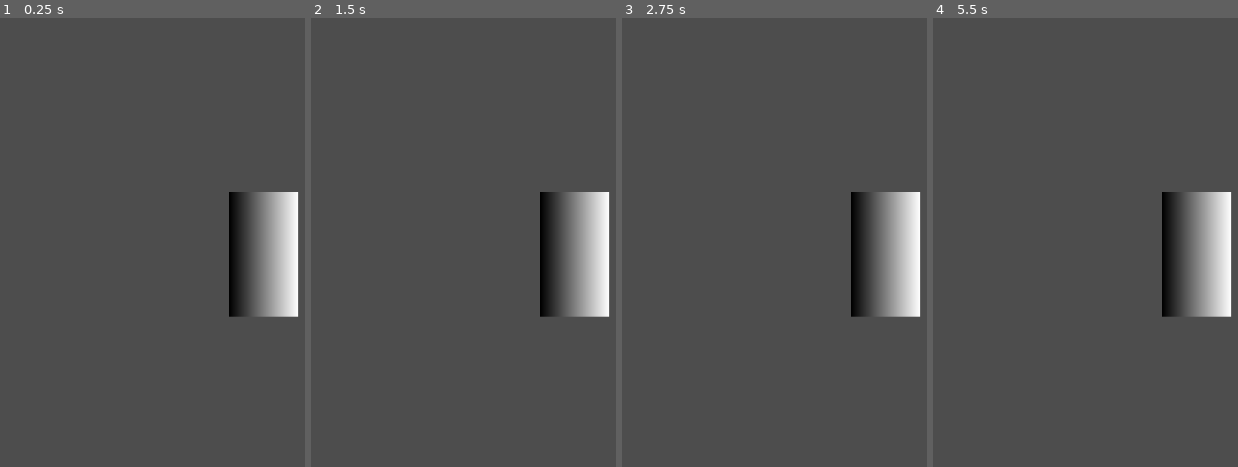
Above: before the commit, frames 1-4 (left to right).
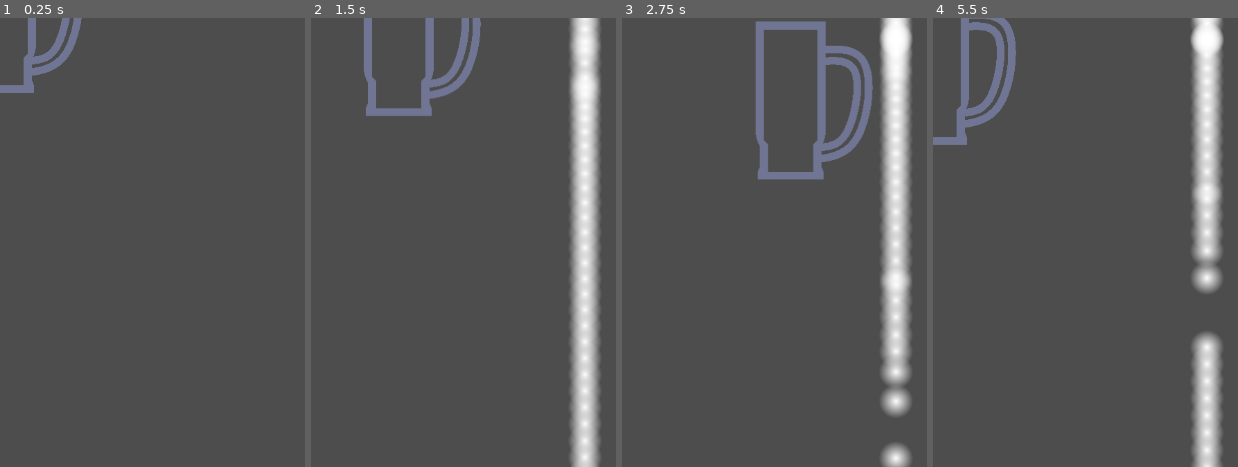
Above: after the commit, the same moments.

Repository: Alister8/game-jam-2025
Game: Godot game, scene res://minigames/pour_game/tap/Tap.tscn
The game is run twice, just before and just after one commit, with the same random seed, the same clock (stepped at 60 frames per second) and the same inputs.
Inputs:
- Up to frame 1 (0.25 s): no input
- Up to frame 2 (1.5 s): tap Enter at 0.5 s; hold D (right) 0.53-1.28 s; hold Space (action_1) 0.53-1.28 s; hold S (down) from 1.28 s (still down); tap Space (action_1) at 1.35 s
- Up to frame 3 (2.75 s): release S (down) at 2.03 s; hold D (right) from 2.03 s (still down); hold Space (action_1) from 2.03 s (still down)
- Up to frame 4 (5.5 s): release D (right) at 2.78 s; release Space (action_1) at 2.78 s; hold W (up) 2.78-3.53 s; tap Space (action_1) at 2.85, 4.35 s; hold Space (action_1) 3.53-4.28 s; hold A (left) 3.53-5.03 s; hold S (down) from 5.03 s (still down); hold Space (action_1) from 5.03 s (still down)

The runs differ from the first frame. In frame 1, 6.5% of the frame differs, in the area x 0-98%, y 0-67%; in frame 2, 14%; in frame 3, 15%, in the area x 43-98%, y 0-100%; in frame 4, 13%.

Commit message:
big update

Diff:
--- /dev/null
+++ b/Godot Game Project/ggj-2025/global.gd
@@ -0,0 +1,12 @@
+extends Node
+
+var mug_position
+
+# Called when the node enters the scene tree for the first time.
+func _ready():
+	pass # Replace with function body.
+
+
+# Called every frame. 'delta' is the elapsed time since the previous frame.
+func _process(delta):
+	pass
--- /dev/null
+++ b/Godot Game Project/ggj-2025/minigames/pour_game/drop/drop.gd
@@ -0,0 +1,12 @@
+extends RigidBody2D
+
+# Called when the node enters the scene tree for the first time.
+func _ready():
+	pass # Replace with function body.
+
+
+# Called every frame. 'delta' is the elapsed time since the previous frame.
+func _process(delta):
+	if position.y > 1080 :
+		queue_free()
+	pass
--- /dev/null
+++ b/Godot Game Project/ggj-2025/minigames/pour_game/drop/drop.tscn
@@ -0,0 +1,27 @@
+[gd_scene load_steps=5 format=3 uid="uid://wct0mjf7xwwg"]
+
+[ext_resource type="Script" uid="uid://dtofcxpu8dl68" path="res://minigames/pour_game/drop/drop.gd" id="1_ig0rb"]
+
+[sub_resource type="CircleShape2D" id="CircleShape2D_bab8o"]
+radius = 12.1655
+
+[sub_resource type="Gradient" id="Gradient_q46kj"]
+offsets = PackedFloat32Array(0, 0.624339, 0.669312)
+colors = PackedColorArray(1, 1, 1, 1, 1, 1, 1, 0.0671937, 1, 1, 1, 0)
+
+[sub_resource type="GradientTexture2D" id="GradientTexture2D_ig0rb"]
+gradient = SubResource("Gradient_q46kj")
+width = 528
+height = 528
+fill = 1
+fill_from = Vector2(0.5, 0.5)
+
+[node name="Node2D" type="RigidBody2D"]
+script = ExtResource("1_ig0rb")
+
+[node name="CollisionShape2D" type="CollisionShape2D" parent="."]
+shape = SubResource("CircleShape2D_bab8o")
+
+[node name="Sprite2D" type="Sprite2D" parent="."]
+scale = Vector2(0.1, 0.1)
+texture = SubResource("GradientTexture2D_ig0rb")
--- /dev/null
+++ b/Godot Game Project/ggj-2025/minigames/pour_game/mug/area_2d.gd
@@ -0,0 +1,12 @@
+extends Area2D
+
+
+# Called when the node enters the scene tree for the first time.
+func _ready():
+	top_level = true
+	pass # Replace with function body.
+
+
+# Called every frame. 'delta' is the elapsed time since the previous frame.
+func _process(delta):
+	pass
--- a/Godot Game Project/ggj-2025/minigames/pour_game/mug/mug.gd
+++ b/Godot Game Project/ggj-2025/minigames/pour_game/mug/mug.gd
@@ -1,27 +1,17 @@
-extends CharacterBody2D
+extends Node2D
 
-var move_dir: Vector2
-var walk_vel:Vector2
-var speed: float = 100
-var acceleration: float = 100
+var foam_level: float = 30
 
-# Called when the node enters the scene tree for the first time.
+# Called when the node enters the scene t      ree for the first time.
 func _ready():
 	pass # Replace with function body.
 
 
 # Called every frame. 'delta' is the elapsed time since the previous frame.
 func _process(delta):
+	Global.mug_position = $Node2D.position
 	pass
 
 
 func _physics_process(delta: float) -> void:
-	velocity = _walk(delta)
-	move_and_slide()
-
-
-func _walk(delta: float) -> Vector2:
-	move_dir = Input.get_vector("left", "right", "up", "down")
-	var walk_dir: Vector2 = Vector2(0, 0)
-	walk_vel = walk_vel.move_toward(walk_dir * speed * move_dir.length(), acceleration * delta)
-	return walk_vel
+	pass
--- a/Godot Game Project/ggj-2025/minigames/pour_game/mug/mug.tscn
+++ b/Godot Game Project/ggj-2025/minigames/pour_game/mug/mug.tscn
@@ -1,33 +1,56 @@
-[gd_scene load_steps=6 format=3 uid="uid://driri24d0gnpl"]
+[gd_scene load_steps=8 format=3 uid="uid://driri24d0gnpl"]
 
-[ext_resource type="Script" uid="uid://cbvx6br20w5kd" path="res://minigames/pour_game/mug/mug.gd" id="1_mgxsn"]
+[ext_resource type="Script" uid="uid://bh7sjpmf1gcmk" path="res://minigames/pour_game/mug/mug.gd" id="1_mgxsn"]
+[ext_resource type="Texture2D" uid="uid://dulaiip58lxws" path="res://minigames/pour_game/mug/mug.png" id="2_3to7o"]
+[ext_resource type="Script" uid="uid://cbvx6br20w5kd" path="res://minigames/pour_game/mug/mug_player.gd" id="2_vpc3i"]
+[ext_resource type="Script" uid="uid://dpnejqlya8aa5" path="res://minigames/pour_game/mug/area_2d.gd" id="4_wqihn"]
 
 [sub_resource type="RectangleShape2D" id="RectangleShape2D_fsk1t"]
-size = Vector2(70, 20)
+size = Vector2(100, 13)
 
 [sub_resource type="RectangleShape2D" id="RectangleShape2D_mgxsn"]
-size = Vector2(15, 180)
+size = Vector2(12, 229)
 
-[sub_resource type="Gradient" id="Gradient_mgxsn"]
+[sub_resource type="RectangleShape2D" id="RectangleShape2D_p65qh"]
+size = Vector2(201, 123)
 
-[sub_resource type="GradientTexture2D" id="GradientTexture2D_uv50i"]
-gradient = SubResource("Gradient_mgxsn")
-
-[node name="Node2D" type="CharacterBody2D"]
+[node name="mug" type="Node2D"]
+position = Vector2(1, 20)
 script = ExtResource("1_mgxsn")
 
-[node name="CollisionShape2D" type="CollisionShape2D" parent="."]
+[node name="Node2D" type="CharacterBody2D" parent="."]
+position = Vector2(0, 80)
+collision_mask = 0
+script = ExtResource("2_vpc3i")
+
+[node name="CollisionShape2D" type="CollisionShape2D" parent="Node2D"]
+position = Vector2(0, 3.5)
 shape = SubResource("RectangleShape2D_fsk1t")
 
-[node name="CollisionShape2D2" type="CollisionShape2D" parent="."]
-position = Vector2(-42.5, -80)
+[node name="CollisionShape2D2" type="CollisionShape2D" parent="Node2D"]
+position = Vector2(-44, -106)
 shape = SubResource("RectangleShape2D_mgxsn")
 
-[node name="CollisionShape2D3" type="CollisionShape2D" parent="."]
-position = Vector2(42.5, -80)
+[node name="CollisionShape2D3" type="CollisionShape2D" parent="Node2D"]
+position = Vector2(45, -105.5)
 shape = SubResource("RectangleShape2D_mgxsn")
 
-[node name="Sprite2D" type="Sprite2D" parent="."]
-position = Vector2(-9.53674e-07, -80)
-scale = Vector2(1.5625, 2.8125)
-texture = SubResource("GradientTexture2D_uv50i")
+[node name="Sprite2D" type="Sprite2D" parent="Node2D"]
+position = Vector2(43, -114)
+texture = ExtResource("2_3to7o")
+
+[node name="RemoteTransform2D" type="RemoteTransform2D" parent="Node2D"]
+remote_path = NodePath("../../Area2D")
+update_rotation = false
+
+[node name="Area2D" type="Area2D" parent="."]
+position = Vector2(0, 80)
+script = ExtResource("4_wqihn")
+
+[node name="CollisionShape2D" type="CollisionShape2D" parent="Area2D"]
+position = Vector2(4, -96)
+shape = SubResource("RectangleShape2D_p65qh")
+
+[node name="TextureRect" type="TextureRect" parent="Area2D"]
+offset_right = 40.0
+offset_bottom = 40.0
--- /dev/null
+++ b/Godot Game Project/ggj-2025/minigames/pour_game/mug/mug_player.gd
@@ -0,0 +1,32 @@
+extends CharacterBody2D
+
+var move_dir: Vector2
+var walk_vel:Vector2
+var tilt: float = 0
+var speed: float = 10000
+var acceleration: float = 100
+
+# Called when the node enters the scene tree for the first time.
+func _ready():
+	pass # Replace with function body.
+
+
+# Called every frame. 'delta' is the elapsed time since the previous frame.
+func _process(delta):
+	pass
+
+
+func _physics_process(delta: float) -> void:
+	velocity = _walk(delta)
+	rotation = _tilt(delta)
+	move_and_slide()
+
+
+func _walk(delta: float) -> Vector2:
+	walk_vel = Input.get_vector("left", "right", "up", "down") * speed * delta
+	return walk_vel
+
+
+func _tilt(delta: float) -> float:
+	tilt += Input.get_action_strength("tilt_right") * delta - Input.get_action_strength("tilt_left") * delta
+	return tilt
--- /dev/null
+++ b/Godot Game Project/ggj-2025/minigames/pour_game/tap/Tap.gdshader
@@ -0,0 +1,8 @@
+shader_type canvas_item;
+
+uniform sampler2D gradient;
+
+void fragment() {
+	float b = texture(TEXTURE, UV).r;
+	COLOR = texture(gradient, vec2(b, 0.0f));
+}
--- a/Godot Game Project/ggj-2025/minigames/pour_game/tap/Tap.tscn
+++ b/Godot Game Project/ggj-2025/minigames/pour_game/tap/Tap.tscn
@@ -1,8 +1,16 @@
-[gd_scene load_steps=2 format=3 uid="uid://bo2fi3koo0vma"]
+[gd_scene load_steps=4 format=3 uid="uid://bo2fi3koo0vma"]
 
-[ext_resource type="PackedScene" uid="uid://driri24d0gnpl" path="res://minigames/pour_game/mug/mug.tscn" id="1_la5b2"]
+[ext_resource type="Script" uid="uid://cpaip14v23jeu" path="res://minigames/pour_game/tap/main_tap.gd" id="1_jmo1h"]
+[ext_resource type="PackedScene" uid="uid://driri24d0gnpl" path="res://minigames/pour_game/mug/mug.tscn" id="1_m0sof"]
+[ext_resource type="Script" uid="uid://cqsl3vnmccos6" path="res://minigames/pour_game/tap/tap.gd" id="2_4hjv5"]
 
-[node name="Node2D" type="Node2D"]
+[node name="tap_game" type="Node2D"]
+script = ExtResource("1_jmo1h")
 
-[node name="Node2D" parent="." instance=ExtResource("1_la5b2")]
-position = Vector2(380, 421)
+[node name="drop_spawner" type="Node2D" parent="."]
+position = Vector2(395, 30)
+script = ExtResource("2_4hjv5")
+drop_scene_path = "res://minigames/pour_game/drop/drop.tscn"
+mug = NodePath("../mug")
+
+[node name="mug" parent="." instance=ExtResource("1_m0sof")]
--- /dev/null
+++ b/Godot Game Project/ggj-2025/minigames/pour_game/tap/cup_sprite.gd
@@ -0,0 +1,15 @@
+extends Sprite2D
+
+
+@export var mug: Node2D
+
+# Called when the node enters the scene tree for the first time.
+func _ready():
+	pass # Replace with function body.
+
+
+# Called every frame. 'delta' is the elapsed time since the previous frame.
+func _process(delta):
+	position = mug.global_position
+	rotation = mug.global_rotation
+	pass
--- /dev/null
+++ b/Godot Game Project/ggj-2025/minigames/pour_game/tap/main_tap.gd
@@ -0,0 +1,12 @@
+extends Node2D
+
+var fizz_level: float = 0
+
+# Called when the node enters the scene tree for the first time.
+func _ready():
+	pass # Replace with function body.
+
+
+# Called every frame. 'delta' is the elapsed time since the previous frame.
+func _process(delta):
+	pass
--- /dev/null
+++ b/Godot Game Project/ggj-2025/minigames/pour_game/tap/tap.gd
@@ -0,0 +1,18 @@
+extends Node2D
+
+@export var drop_scene_path: String
+@export var mug: NodePath
+
+# Called when the node enters the scene tree for the first time.
+func _ready():
+	pass # Replace with function body.
+
+
+# Called every frame. 'delta' is the elapsed time since the previous frame.
+func _process(delta):
+	if Input.is_action_pressed("action_1"):
+		var drop_scene = load(drop_scene_path)
+		var new_drop = drop_scene.instantiate()
+		new_drop.position = position
+		get_parent().add_child(new_drop)
+	pass
--- a/Godot Game Project/ggj-2025/project.godot
+++ b/Godot Game Project/ggj-2025/project.godot
@@ -15,40 +15,53 @@
 config/features=PackedStringArray("4.4", "Forward Plus")
 config/icon="res://icon.svg"
 
+[autoload]
+
+Global="*res://global.gd"
+
 [input]
 
 up={
 "deadzone": 0.2,
 "events": [Object(InputEventKey,"resource_local_to_scene":false,"resource_name":"","device":-1,"window_id":0,"alt_press …(192 unchanged characters)…
+, Object(InputEventJoypadMotion,"resource_local_to_scene":false,"resource_name":"","device":-1,"axis":1,"axis_value":-1.0,"script":null)
 ]
 }
 down={
 "deadzone": 0.2,
 "events": [Object(InputEventKey,"resource_local_to_scene":false,"resource_name":"","device":-1,"window_id":0,"alt_press …(192 unchanged characters)…
+, Object(InputEventJoypadMotion,"resource_local_to_scene":false,"resource_name":"","device":-1,"axis":1,"axis_value":1.0,"script":null)
 ]
 }
 left={
 "deadzone": 0.2,
 "events": [Object(InputEventKey,"resource_local_to_scene":false,"resource_name":"","device":-1,"window_id":0,"alt_press …(191 unchanged characters)…
+, Object(InputEventJoypadMotion,"resource_local_to_scene":false,"resource_name":"","device":-1,"axis":0,"axis_value":-1.0,"script":null)
 ]
 }
 right={
 "deadzone": 0.2,
 "events": [Object(InputEventKey,"resource_local_to_scene":false,"resource_name":"","device":-1,"window_id":0,"alt_press …(192 unchanged characters)…
+, Object(InputEventJoypadMotion,"resource_local_to_scene":false,"resource_name":"","device":-1,"axis":0,"axis_value":1.0,"script":null)
 ]
 }
 action_1={
 "deadzone": 0.2,
 "events": [Object(InputEventKey,"resource_local_to_scene":false,"resource_name":"","device":-1,"window_id":0,"alt_press …(191 unchanged characters)…
+, Object(InputEventJoypadButton,"resource_local_to_scene":false,"resource_name":"","device":-1,"button_index":0,"pressure":0.0,"pressed":true,"script":null)
 ]
 }
 tilt_left={
 "deadzone": 0.2,
 "events": [Object(InputEventKey,"resource_local_to_scene":false,"resource_name":"","device":-1,"window_id":0,"alt_press …(192 unchanged characters)…
+, Object(InputEventJoypadButton,"resource_local_to_scene":false,"resource_name":"","device":-1,"button_index":9,"pressure":0.0,"pressed":true,"script":null)
+, Object(InputEventJoypadMotion,"resource_local_to_scene":false,"resource_name":"","device":-1,"axis":2,"axis_value":-1.0,"script":null)
 ]
 }
 tilt_right={
 "deadzone": 0.2,
 "events": [Object(InputEventKey,"resource_local_to_scene":false,"resource_name":"","device":-1,"window_id":0,"alt_press …(192 unchanged characters)…
+, Object(InputEventJoypadButton,"resource_local_to_scene":false,"resource_name":"","device":-1,"button_index":10,"pressure":0.0,"pressed":true,"script":null)
+, Object(InputEventJoypadMotion,"resource_local_to_scene":false,"resource_name":"","device":-1,"axis":2,"axis_value":1.0,"script":null)
 ]
 }
Not shown, added: Godot Game Project/ggj-2025/global.gd.uid
Not shown, added: Godot Game Project/ggj-2025/minigames/pour_game/drop/drop.gd.uid
Binary file added: Godot Game Project/ggj-2025/minigames/pour_game/drop/drop.png
Not shown, added: Godot Game Project/ggj-2025/minigames/pour_game/drop/drop.png.import
Not shown, added: Godot Game Project/ggj-2025/minigames/pour_game/mug/area_2d.gd.uid
Not shown, changed: Godot Game Project/ggj-2025/minigames/pour_game/mug/mug.gd.uid
Binary file added: Godot Game Project/ggj-2025/minigames/pour_game/mug/mug.png
Not shown, added: Godot Game Project/ggj-2025/minigames/pour_game/mug/mug.png.import
Not shown, added: Godot Game Project/ggj-2025/minigames/pour_game/mug/mug_player.gd.uid
Not shown, added: Godot Game Project/ggj-2025/minigames/pour_game/tap/Tap.gdshader.uid
Not shown, added: Godot Game Project/ggj-2025/minigames/pour_game/tap/main_tap.gd.uid
Not shown, added: Godot Game Project/ggj-2025/minigames/pour_game/tap/tap.gd.uid
